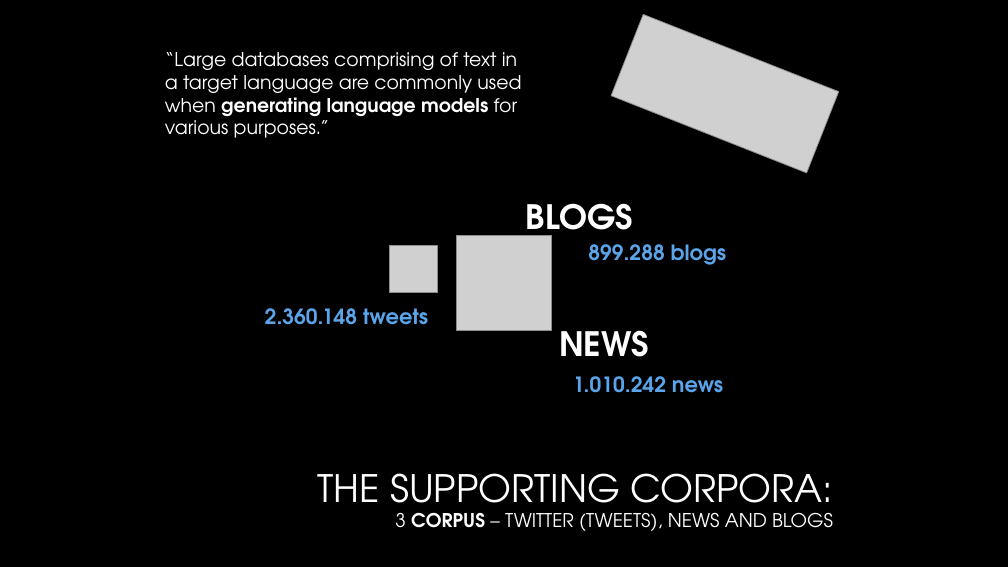
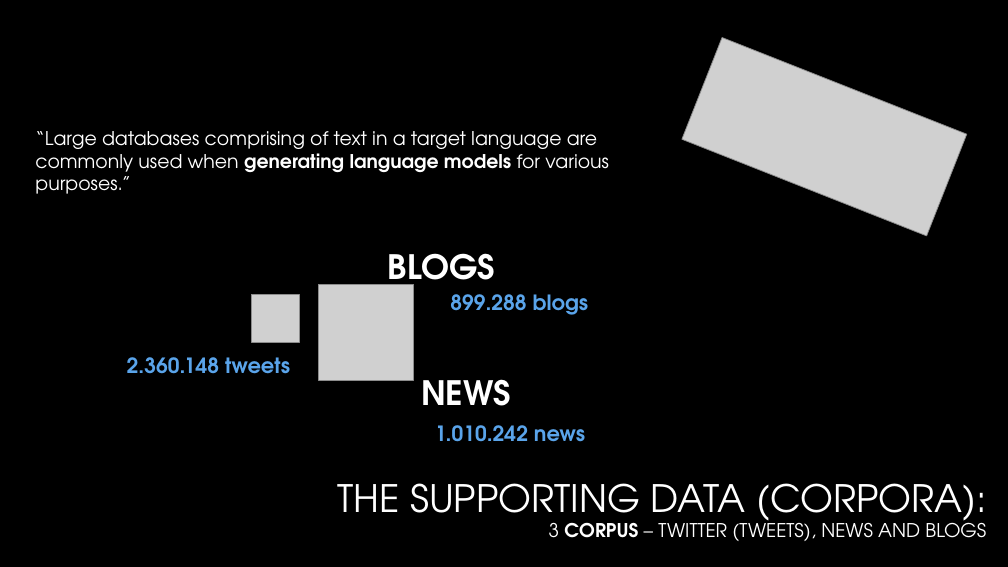
Before and after one commit to pparacch/CapstoneProjectDataScienceSpecialization, a slide deck: slide 4 of notes/meetUp_case_textPrediction.pptx. Drawn at 1008x567 pixels with LibreOffice and Linux fonts; fonts in the diff are those of the drawing; grey boxes stand for pictures; background and template pictures are left out. Boxes give left, top, right and bottom in pixels: in the first picture for what was removed or moved away, otherwise in the second. Text is boxed around its words. In the diff, an @@ line names an element or a change of style, - is before the commit and + after.

```diff
--- a/notes/meetUp_case_textPrediction.pptx
+++ b/notes/meetUp_case_textPrediction.pptx
@@ picture: place and size @@
-picture at [611, 14, 839, 173]
+picture at [682, 38, 967, 237]
@@ text "“Large databases comprising of text ..." rewrapped from [165, 52, 521, 138] to [35, 131, 609, 172] @@
@@ 5 texts, 2 pictures: place and size @@
-5 texts, 2 pictures at [265, 203, 726, 393]
+5 texts, 2 pictures at [127, 253, 588, 442]
@@ title at [338, 483, 986, 541]: text changed @@
-THE SUPPORTING CORPORA:
-3 CORPUS – TWITTER (TWEETS), NEWS AND BLOGS
+THE SUPPORTING DATA (CORPORA):
+3 CORPUS – TWITTER (TWEETS), NEWS AND BLOGS
```
Also in this commit, not shown: 4 other slides changed, 1 slide added, 1 slide removed.
